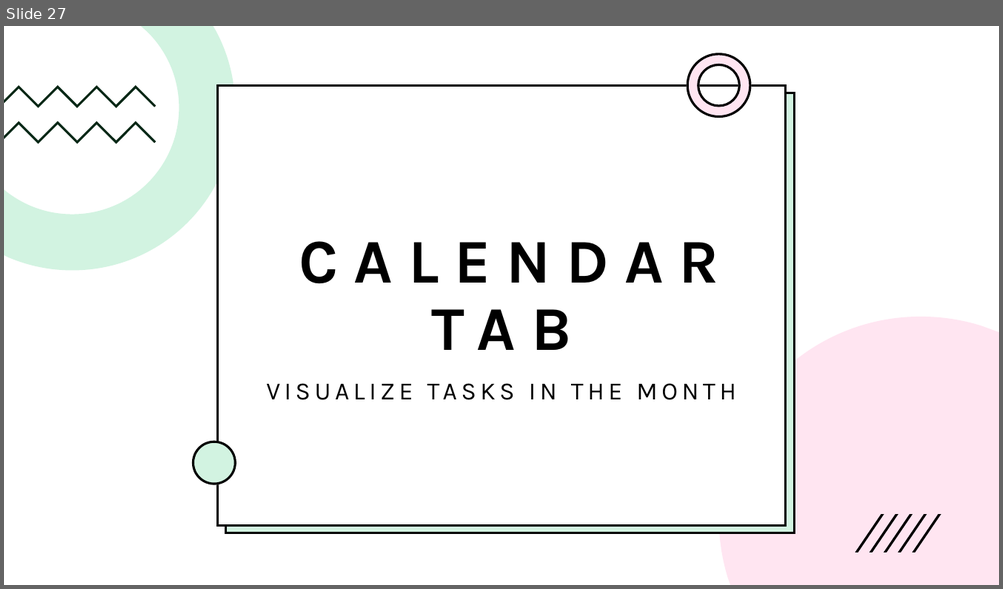
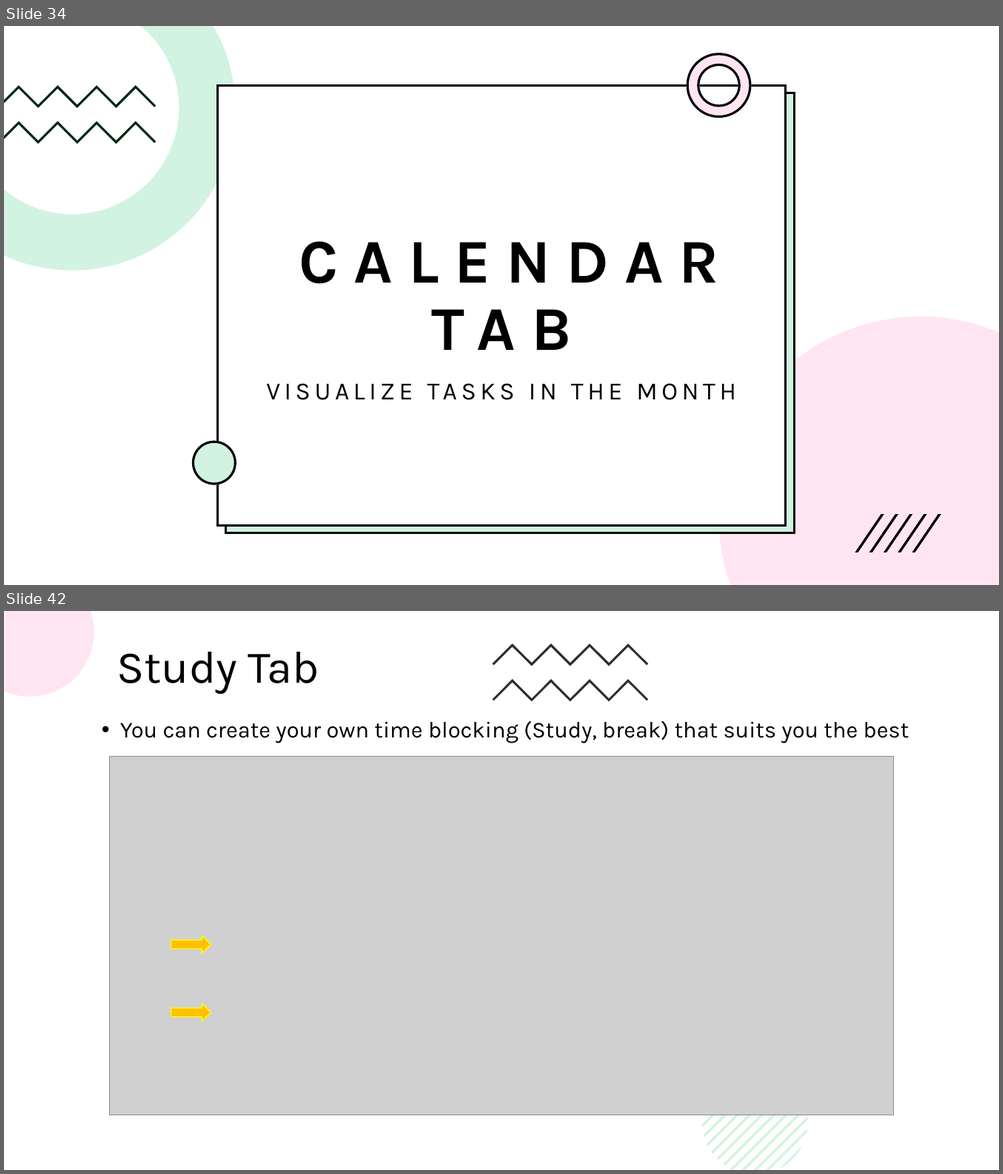
Before and after one commit to BadrGello/Task-Management-App, a slide deck: Documents/Final presentation.pptx. Shown one above the other, each under a label of ours: slide 27 before the commit, slides 34 and 42 after it; the slides between them are not shown. The pictures are 1003x589 and 1003x1174 pixels, drawn with LibreOffice and Linux fonts; fonts in the diff are those of the drawing; grey boxes stand for pictures. Boxes give left, top, right and bottom in pixels: in the first picture for what was removed or moved away, otherwise in the second. Text is boxed around its words. In the diff, an @@ line names an element or a change of style, - is before the commit and + after.

```diff
--- a/Documents/Final presentation.pptx
+++ b/Documents/Final presentation.pptx
@@ slide 42 added at (x1=4, y1=611, x2=999, y2=1170), background #FFFFFF @@
@@ freeform shape added at (x1=4, y1=611, x2=94, y2=697), fill #FF80BD at 20% opacity @@
@@ title added at (x1=117, y1=652, x2=319, y2=694), 44 pt, text #000000 @@
+Study Tab
@@ freeform shape added at (x1=492, y1=644, x2=648, y2=667), fill #2D2D2D @@
@@ freeform shape added at (x1=492, y1=679, x2=648, y2=701), fill #2D2D2D @@
@@ text added at (x1=120, y1=721, x2=909, y2=743), 22 pt, text #000000 @@
+• You can create your own time blocking (Study, break) that suits you the best
@@ picture added at (x1=109, y1=757, x2=893, y2=1116) @@
@@ right arrow added at (x1=171, y1=937, x2=210, y2=954), fill #FFC000, outline #FFFF00 1 pt @@
@@ right arrow added at (x1=171, y1=1004, x2=210, y2=1022), fill #FFC000, outline #FFFF00 1 pt @@
@@ group added at (x1=702, y1=1070, x2=808, y2=1170): 12 freeform shapes @@
@@ what was slide 27 is now slide 34 @@
```
Also in this commit, not shown: 13 slides changed, 17 other slides added, 2 slides removed.
